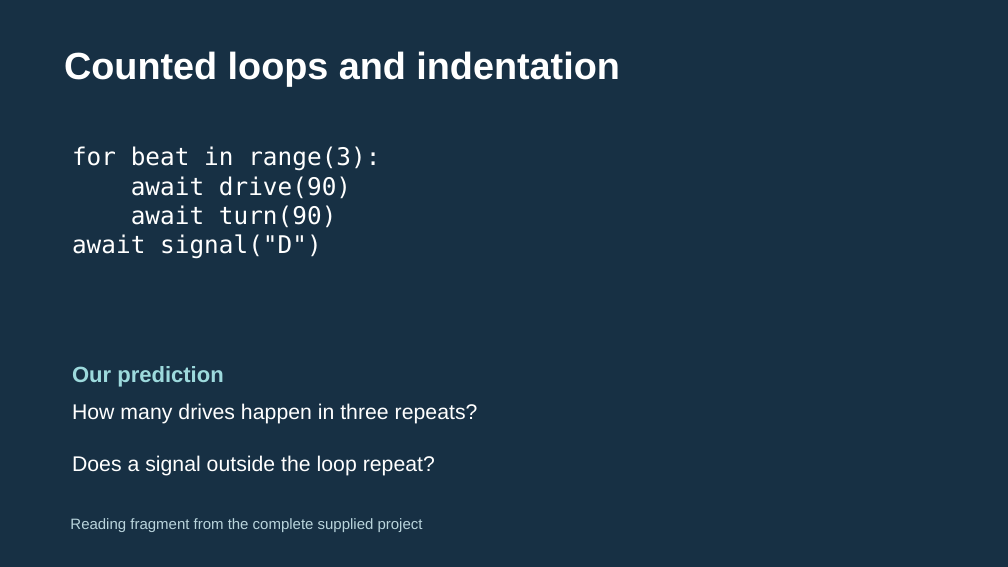
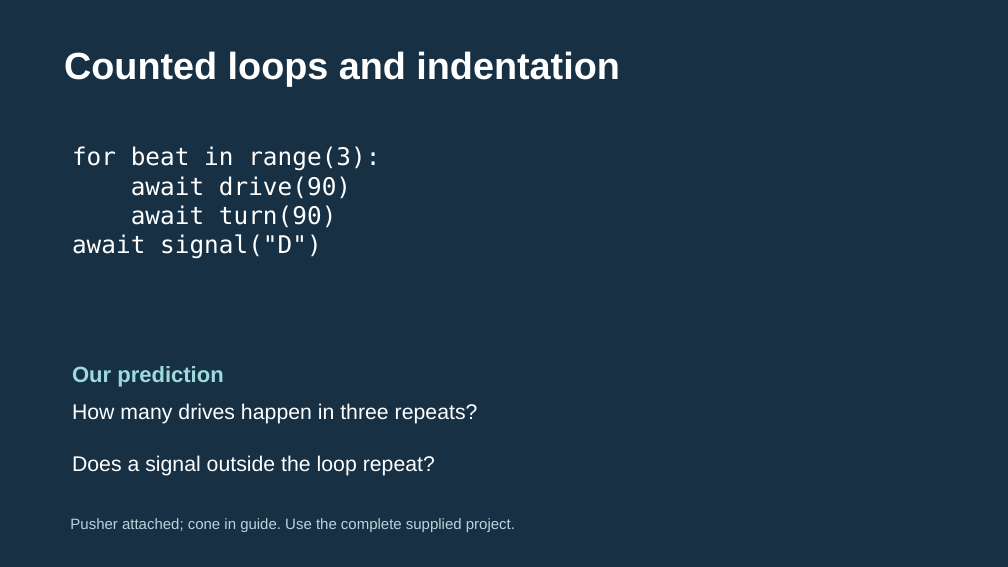
Before and after one commit to FRC999/YMCA-SPIKE-education, a slide deck: slide 3 of 03_Presentations/W03_dance.pptx. Drawn at 1008x567 pixels with LibreOffice and Linux fonts; fonts in the diff are those of the drawing. Boxes give left, top, right and bottom in pixels: in the first picture for what was removed or moved away, otherwise in the second. Text is boxed around its words. In the diff, an @@ line names an element or a change of style, - is before the commit and + after.

Commit message:
Test attached cone pushers during the Week 3 dance including turns

```diff
--- a/03_Presentations/W03_dance.pptx
+++ b/03_Presentations/W03_dance.pptx
@@ text at [70,518,515,532]: text changed @@
-Reading fragment from the complete supplied project
+Pusher attached; cone in guide. Use the complete supplied project.
```
Also in this commit, not shown: 5 other slides changed, 23 other files.
